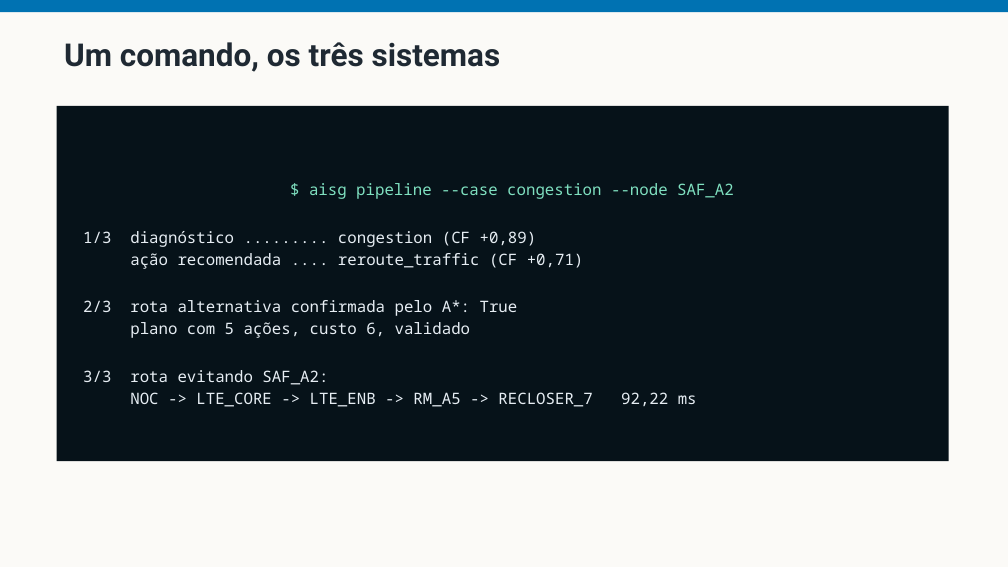
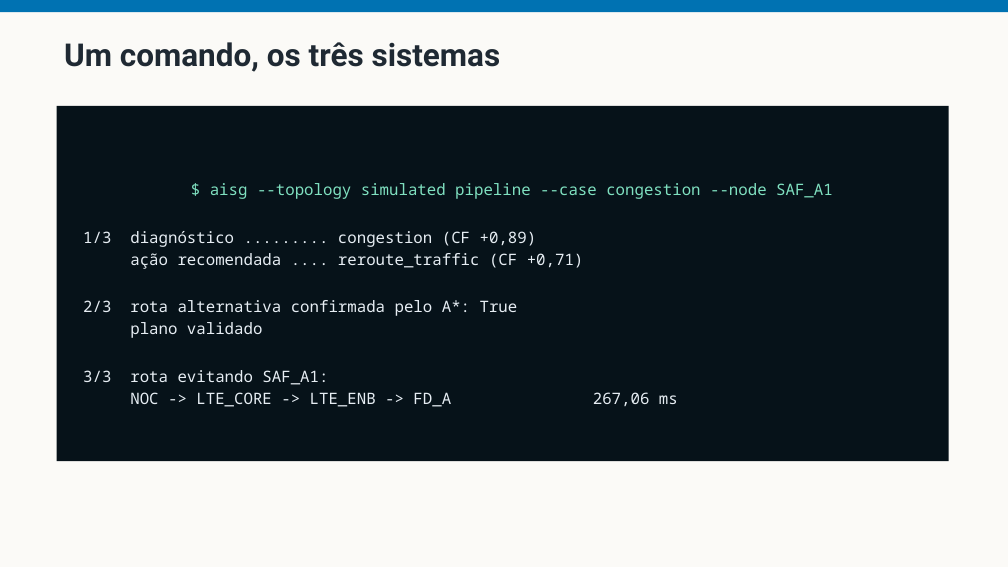
Before and after one commit to fsd-dantas/ai4systems, a slide deck: slide 52 of docs/presentation/ai-for-smartgrids-apresentacao.pptx (slide 51 before the commit). Drawn at 1008x567 pixels with LibreOffice and Linux fonts; fonts in the diff are those of the drawing. Boxes give left, top, right and bottom in pixels: in the first picture for what was removed or moved away, otherwise in the second. Text is boxed around its words. In the diff, an @@ line names an element or a change of style, - is before the commit and + after.

Commit message:
Rebuild the deck around the simulated scenario
Every scenario-specific slide now presents the ns-3 scenario rather than the
field network: the domain figure, the thirteen variables in three levels, the
rule examples, both live demonstrations, the eight commandable cases, the STRIPS
operator, the operator table, the GPS trace, and the whole of topic 3. No
reference to weather, rain fade, crew dispatch or the old node names survives.

The machine-learning argument had to change rather than be restated, and the new
version is stronger. In a simulator the labels are free: the operator commands
the condition and can repeat the run. The objection is no longer missing labels
but what a model would learn from them - the simulated MAC is CSMA-CA while the
real radio uses the manufacturer's, so a classifier trained on simulated labels
learns the model's signature with no evidence it transfers. The field base
remains as the case where no label exists at all.

Topic 3 gains a better example than it had. On LTE_ENB to AP_B breadth-first
finds two hops costing 381.46 ms while A* finds three costing 70.51: the optimal
path has MORE hops. Nothing demonstrates that hops are not cost more directly.

Aggregate savings are now reported over ordered pairs and say so - 272 and 870 -
because the count halves under the other reading and the question will be asked.
The scaling claim is narrowed to what two graphs can support.

Adds a KPI primer before the KPI slide. The audience is not all network
engineers, and without it the following twenty minutes are vocabulary. It carries
one analogy throughout, and makes the point that loss and delay are consequences
which say something is wrong but never what.

```diff
--- a/docs/presentation/ai-for-smartgrids-apresentacao.pptx
+++ b/docs/presentation/ai-for-smartgrids-apresentacao.pptx
@@ text in rectangle at [210, 183, 833, 199]: text changed @@
-$ aisg pipeline --case congestion --node SAF_A2
+$ aisg --topology simulated pipeline --case congestion --node SAF_A1
@@ text in rectangle at [83, 322, 678, 407]: text changed @@
-plano com 5 ações, custo 6, validado
-3/3 rota evitando SAF_A2:
-NOC -> LTE_CORE -> LTE_ENB -> RM_A5 -> RECLOSER_7 92,22 ms
+plano validado
+3/3 rota evitando SAF_A1:
+NOC -> LTE_CORE -> LTE_ENB -> FD_A 267,06 ms
```
Also in this commit, not shown: 19 other slides changed, 1 slide added, 2 other files.
